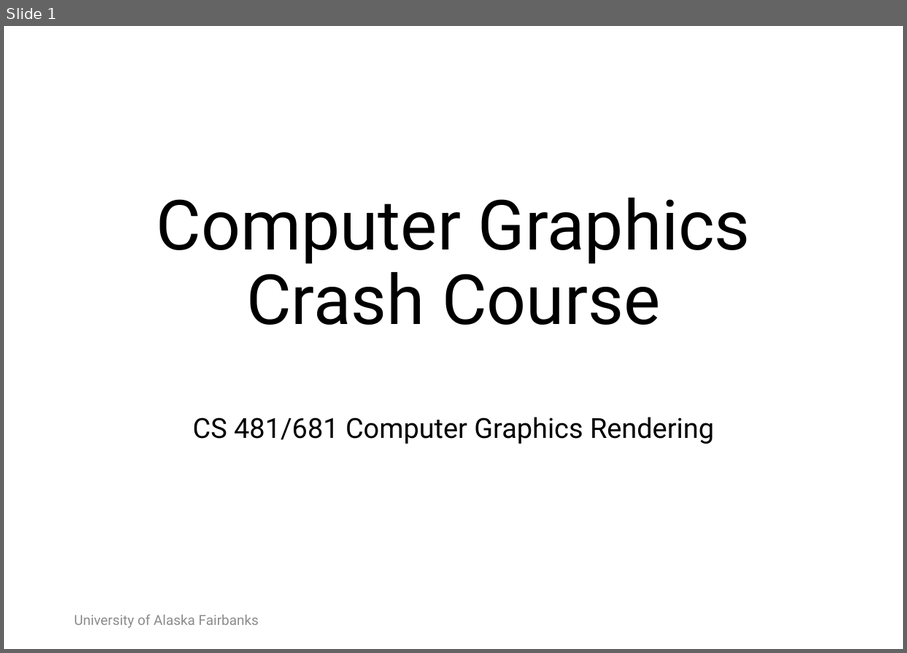
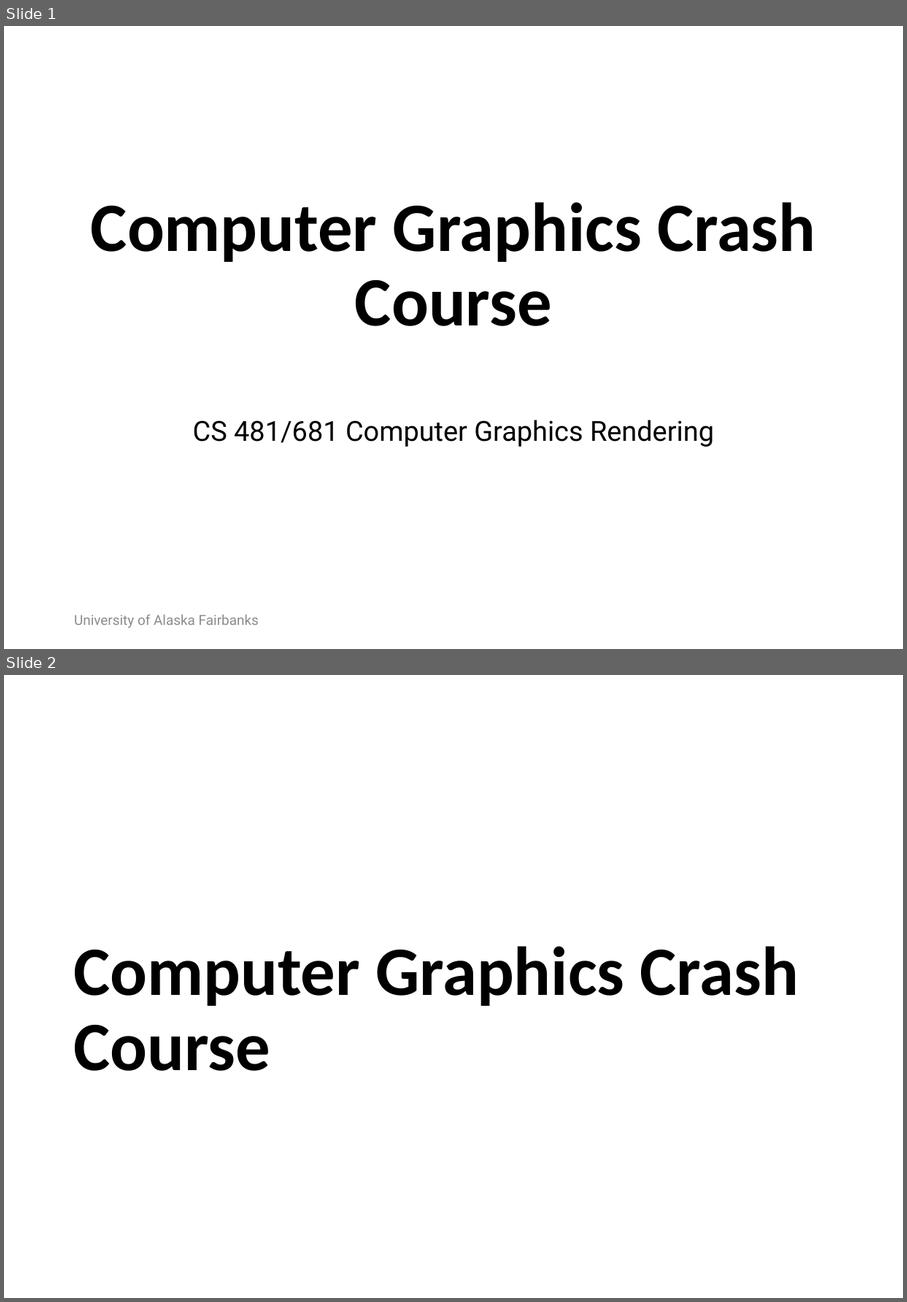
Before and after one commit to RahidZaman/cs481681-cgr, a slide deck: slides/class02-graphics-libxor.pptx. Shown one above the other, each under a label of ours: slide 1 before the commit, slides 1 and 2 after it. The pictures are 907x653 and 907x1302 pixels, drawn with LibreOffice and Linux fonts; fonts in the diff are those of the drawing; background and template pictures are left out. Boxes give left, top, right and bottom in pixels: in the first picture for what was removed or moved away, otherwise in the second. Text is boxed around its words. In the diff, an @@ line names an element or a change of style, - is before the commit and + after.

```diff
--- a/slides/class02-graphics-libxor.pptx
+++ b/slides/class02-graphics-libxor.pptx
@@ slide 2 added at [4, 675, 903, 1298], background #FFFFFF @@
@@ title added at [73, 946, 799, 1071], 60 pt, text #000000, bold @@
+Computer Graphics Crash Course
@@ slide 1 changed as well @@
@@ title "Computer Graphics Crash Course": place and size @@
-title "Computer Graphics Crash Course" at [157, 198, 751, 325]
+title "Computer Graphics Crash Course" at [91, 202, 816, 326]
@@ title "Computer Graphics Crash Course" at [91, 202, 816, 326]: font Roboto to Calibri, bold on @@
@@ subtitle "CS 481/681 Computer Graphics Rendering": place and size @@
-subtitle "CS 481/681 Computer Graphics Rendering" at [193, 417, 714, 444]
+subtitle "CS 481/681 Computer Graphics Rendering" at [193, 419, 714, 446]
```
Also in this commit, not shown: 16 other slides changed, 1 other slide added, 1 slide removed, 16 other files.
